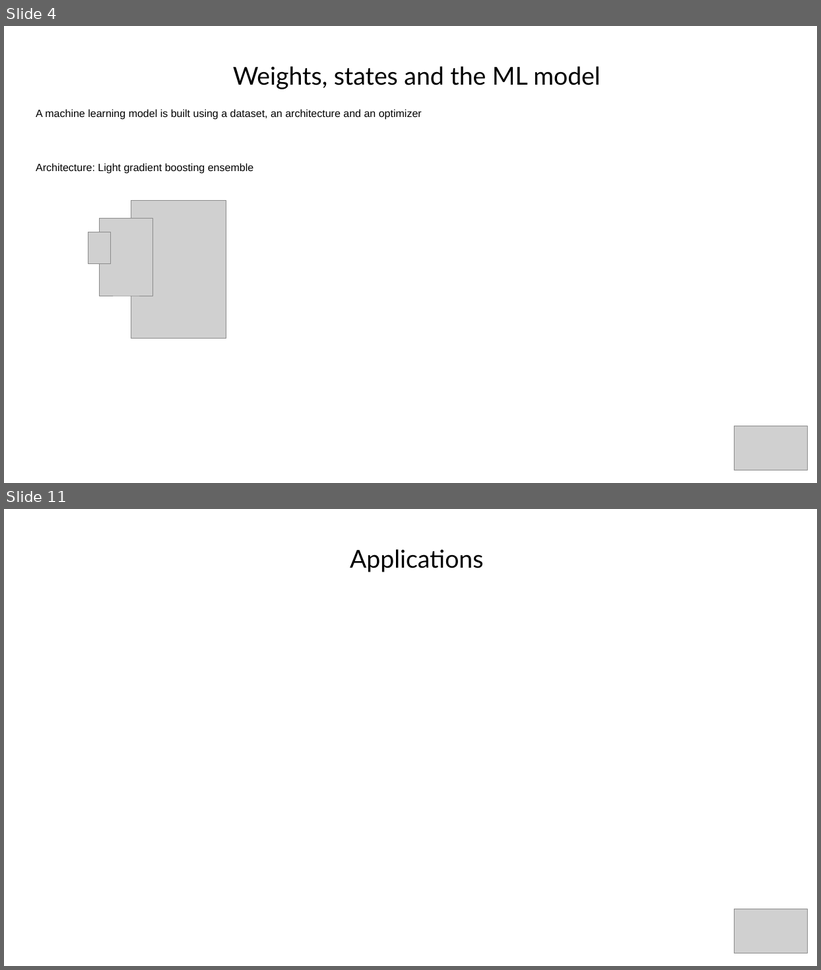
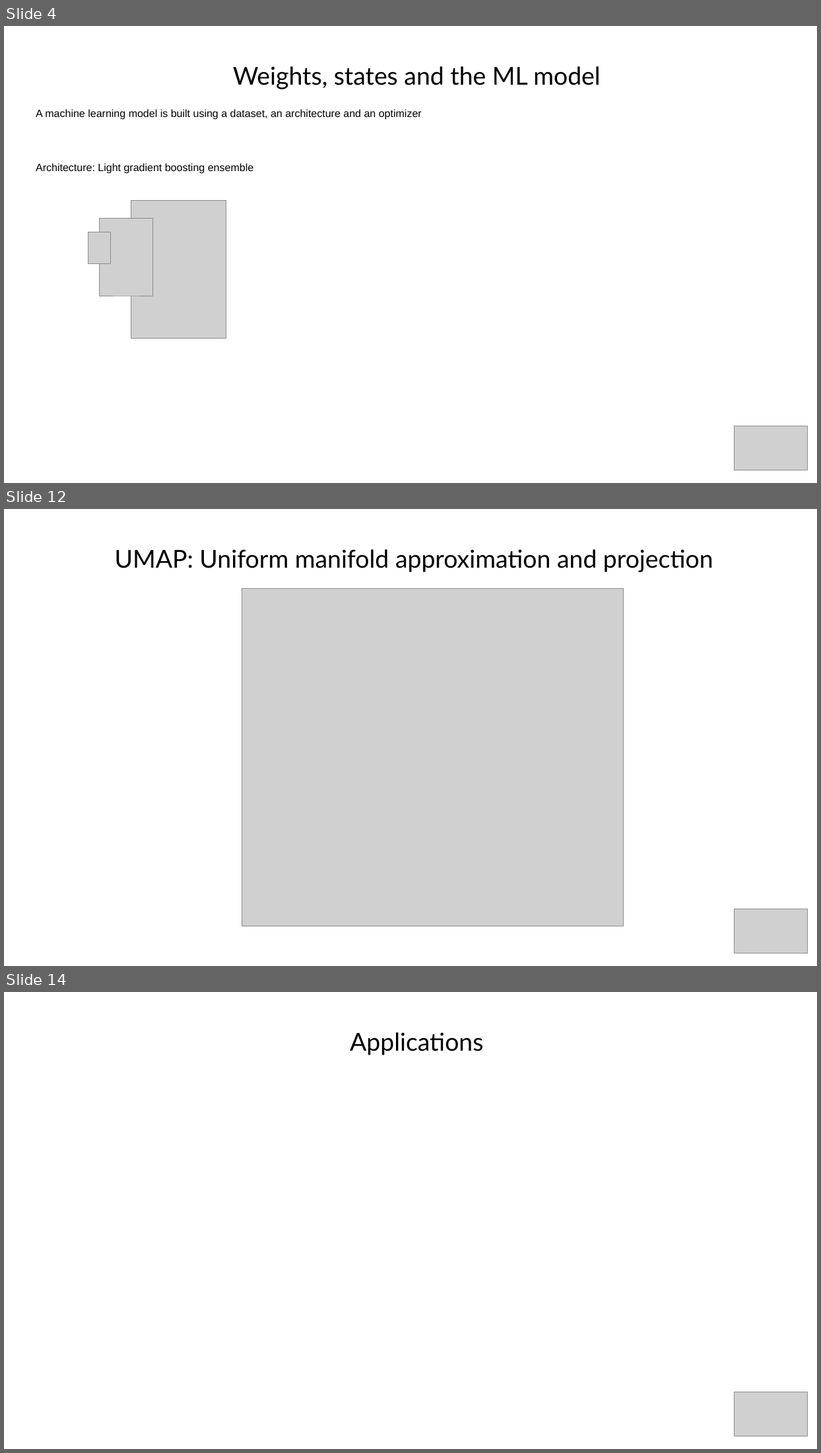
Before and after one commit to akinwilson/heed, a slide deck: representation-learning.odp. Shown one above the other, each under a label of ours: slides 4 and 11 before the commit, slides 4, 12 and 14 after it; the slides between them are not shown. The pictures are 821x970 and 821x1453 pixels, drawn with LibreOffice and Linux fonts; fonts in the diff are those of the drawing; grey boxes stand for pictures; background and template pictures are left out. Boxes give left, top, right and bottom in pixels: in the first picture for what was removed or moved away, otherwise in the second. Text is boxed around its words. In the diff, an @@ line names an element or a change of style, - is before the commit and + after.

```diff
--- a/representation-learning.odp
+++ b/representation-learning.odp
@@ slide 12 added at [4,509,817,966], background #FFFFFF @@
@@ title added at [115,549,714,572], 28 pt, text #000000 @@
+UMAP: Uniform manifold approximation and projection
@@ picture added at [242,588,623,927] @@
@@ picture added at [735,909,808,954] @@
@@ what was slide 11 is now slide 14 @@
```
Also in this commit, not shown: 4 slides changed, 4 other slides added, 2 slides removed.
